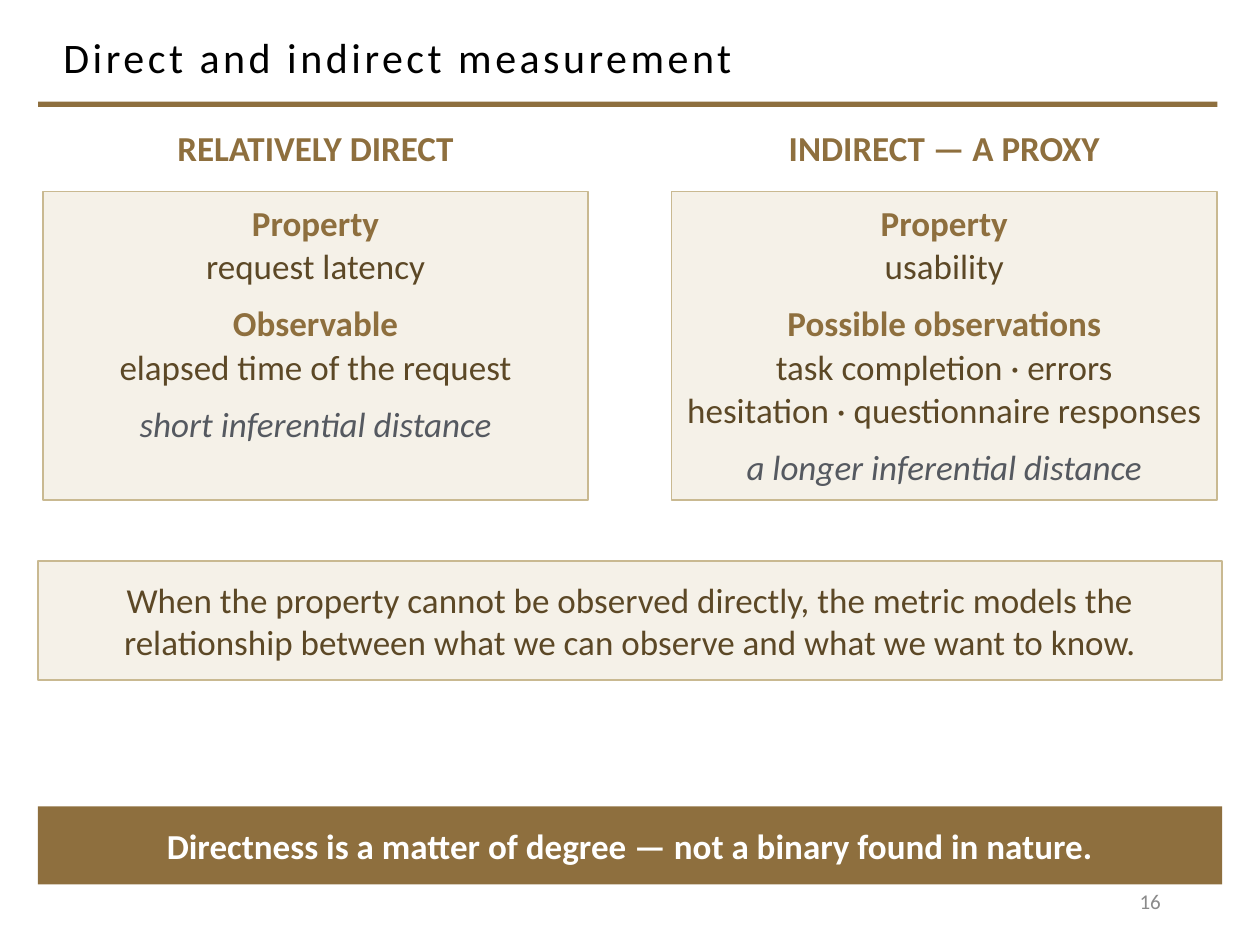
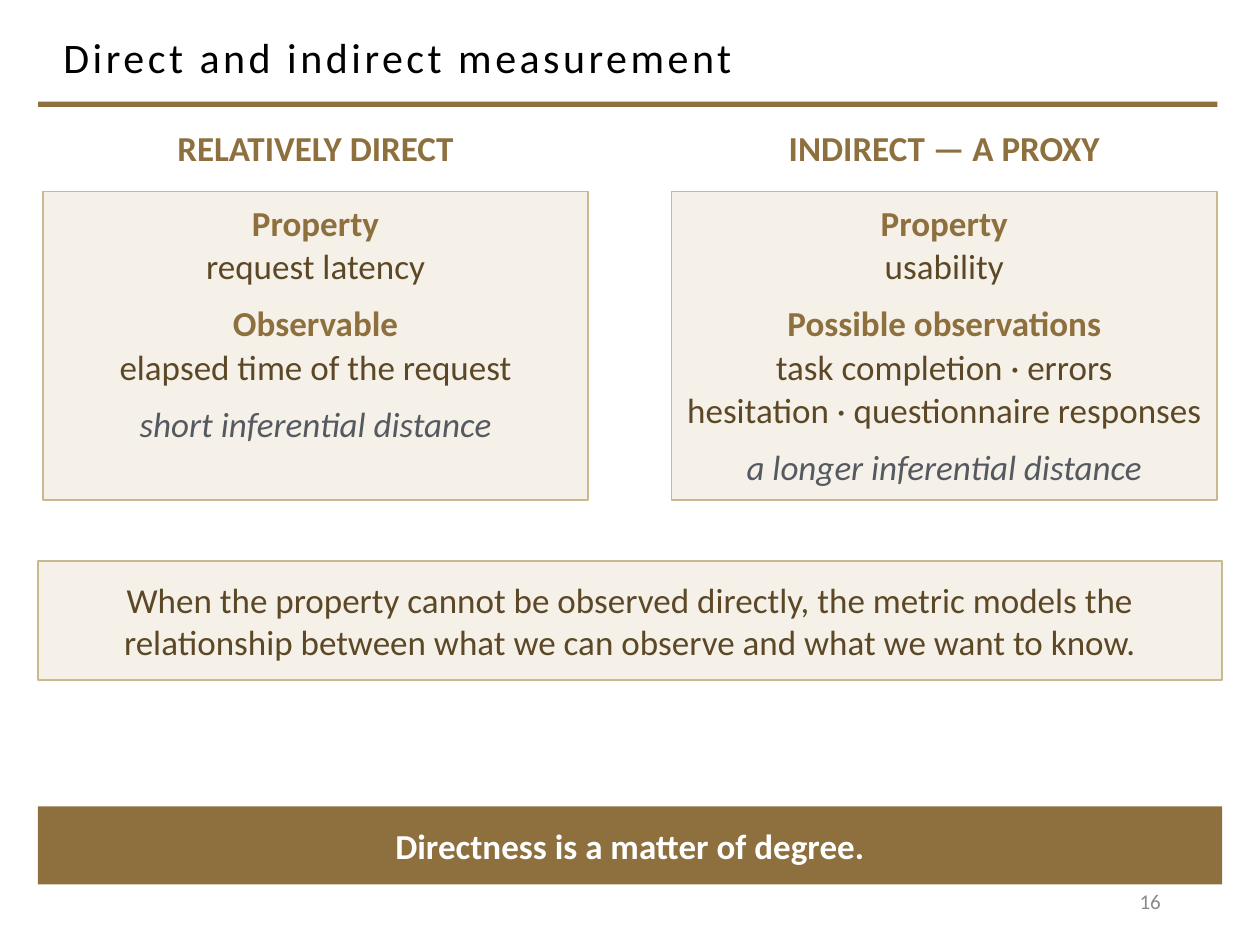
Before and after one commit to davisjam/model-based-agentic-software-engineering, a slide deck: slide 16 of course/lectures/act-1-foundations/09-engineering-decision-making-and-metrics/1-9-Engineering-Decision-Making-and-Metrics.pptx. Drawn at 1260x945 pixels with LibreOffice and Linux fonts; fonts in the diff are those of the drawing; background and template pictures are left out. Boxes give left, top, right and bottom in pixels: in the first picture for what was removed or moved away, otherwise in the second. Text is boxed around its words. In the diff, an @@ line names an element or a change of style, - is before the commit and + after.

```diff
--- a/course/lectures/act-1-foundations/09-engineering-decision-making-and-metrics/1-9-Engineering-Decision-Making-and-Metrics.pptx
+++ b/course/lectures/act-1-foundations/09-engineering-decision-making-and-metrics/1-9-Engineering-Decision-Making-and-Metrics.pptx
@@ text in rectangle at (x1=395, y1=834, x2=864, y2=865): text changed @@
-Directness is a matter of degree — not a binary found in nature.
+Directness is a matter of degree.
```
